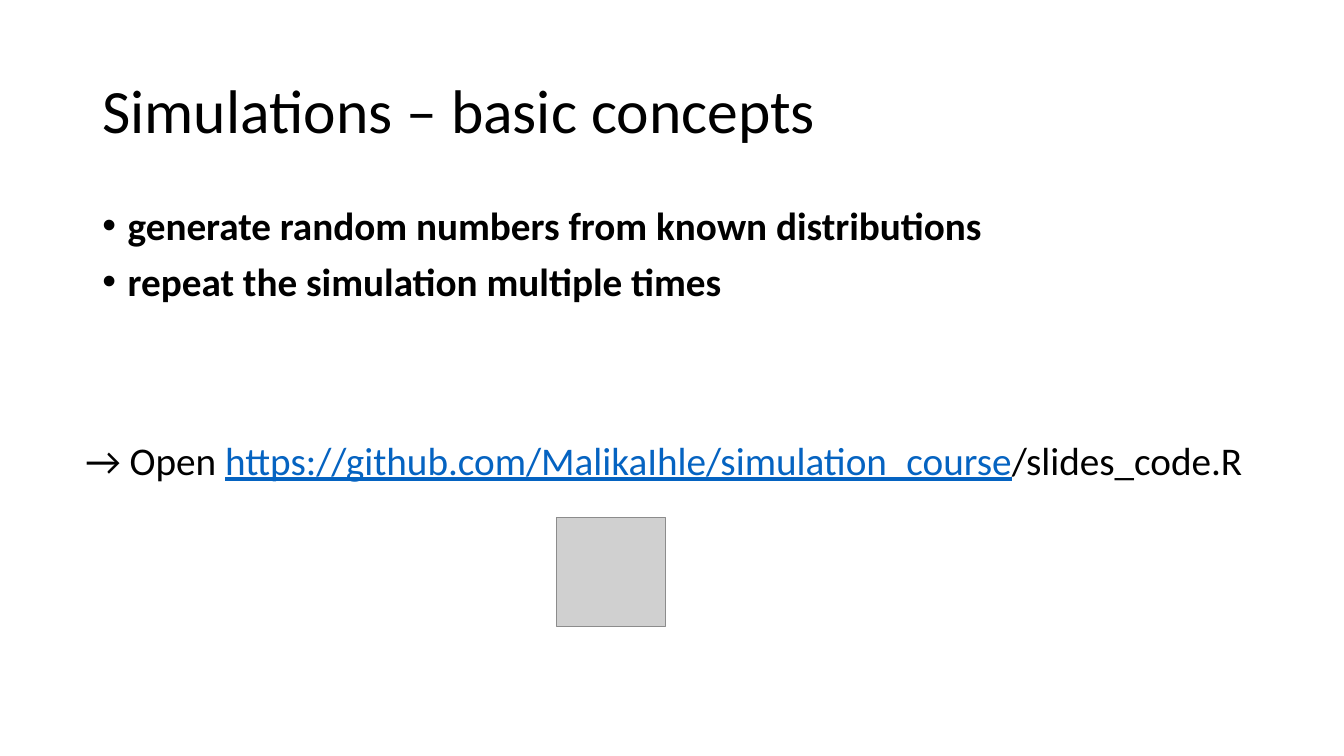
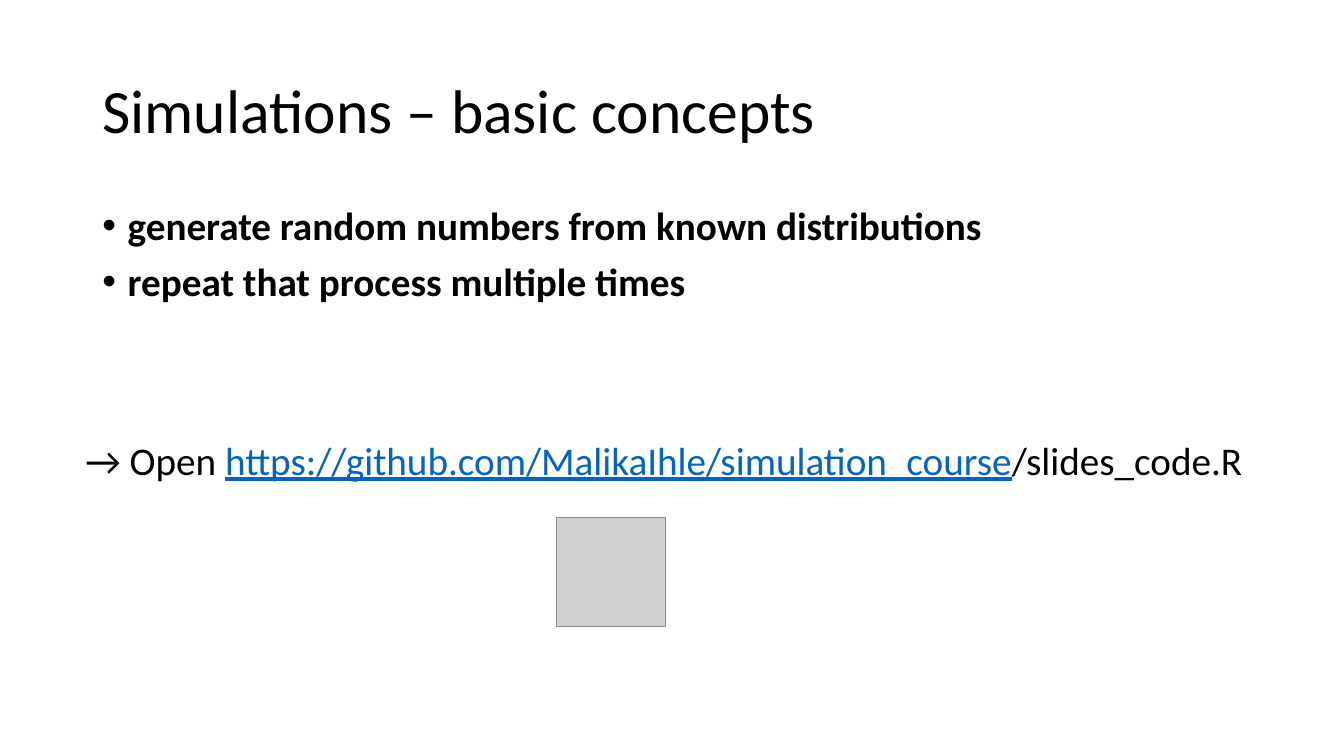
Before and after one commit to MalikaIhle/simulation_course, a slide deck: slide 4 of 6_Simulations.pptx (slide 5 before the commit). Drawn at 1344x756 pixels with LibreOffice and Linux fonts; fonts in the diff are those of the drawing; grey boxes stand for pictures. Boxes give left, top, right and bottom in pixels: in the first picture for what was removed or moved away, otherwise in the second. Text is boxed around its words. In the diff, an @@ line names an element or a change of style, - is before the commit and + after.

Commit message:
presentation simulation 3/11/19 course credible science

```diff
--- a/6_Simulations.pptx
+++ b/6_Simulations.pptx
@@ text at (x1=128, y1=268, x2=685, y2=302): text changed @@
-• repeat the simulation multiple times
+• repeat that process multiple times
```
Also in this commit, not shown: 8 other slides changed, 3 slides added.
